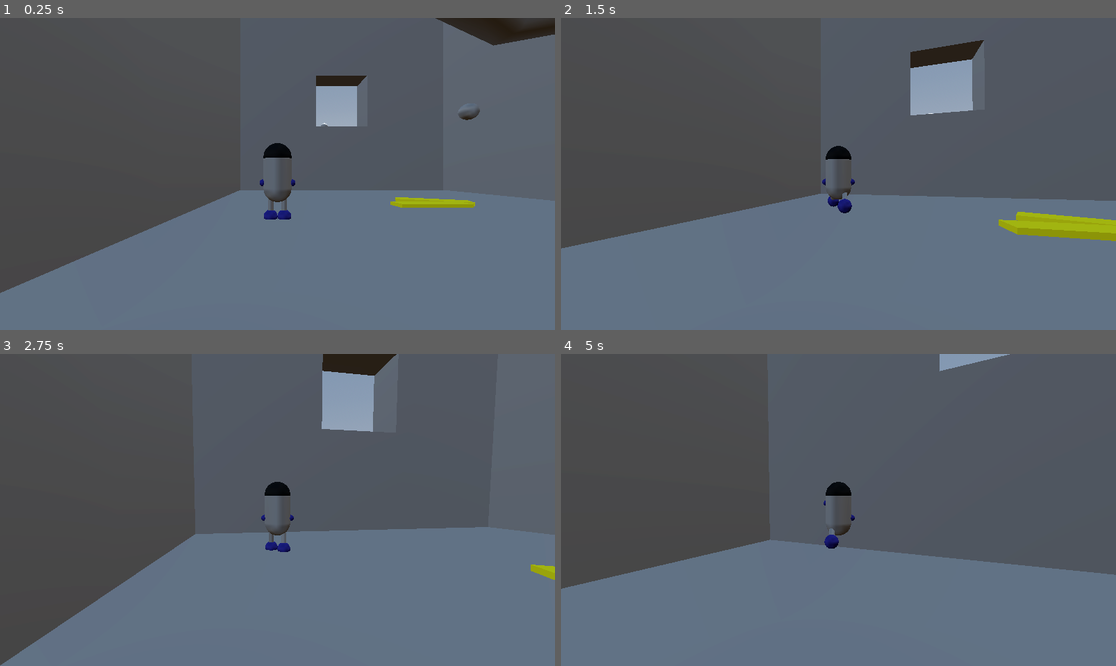
Above: before the commit, frames 1-4 (two rows, left to right).
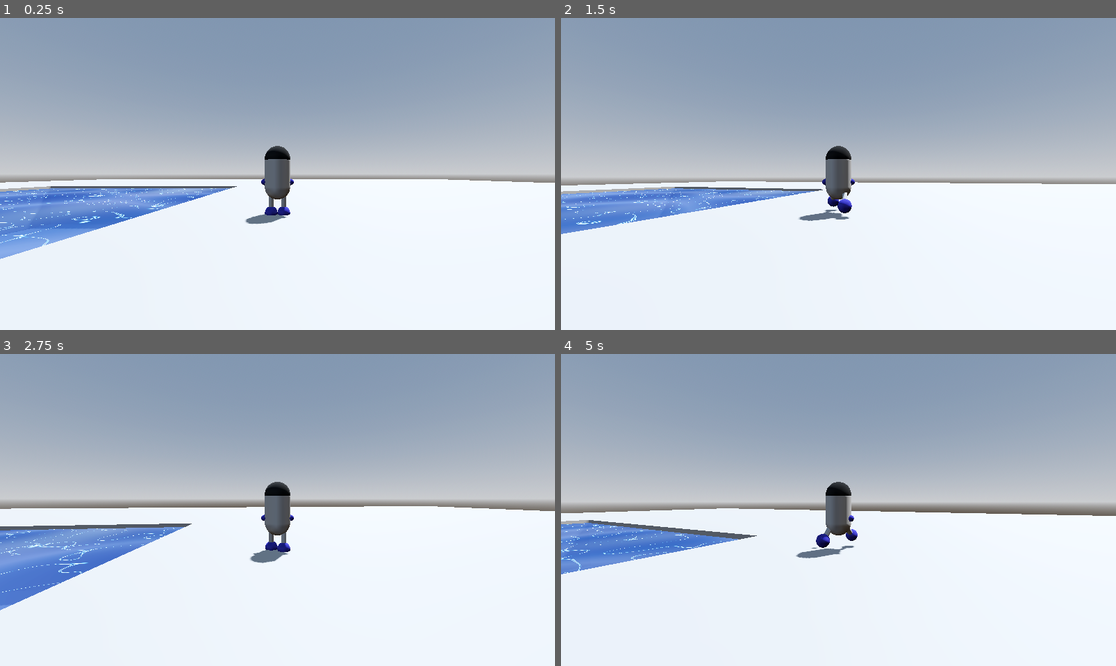
Above: after the commit, the same moments.

Repository: KurtBliss/Platformer3D
Game: Godot game, scene res://maps/map002.tscn
Two runs of this game, one before a commit and one after it. Both use one fixed random seed, a clock stepped at 60 frames per second and the inputs below. Before the commit the project starts from res://maps/map001.tscn. The engine's default icon, where the game draws it, is replaced by a stand-in: a white triangle on a blue panel in a dark square.
Inputs (mouse positions are in pixels of both pictures, inside the frame that each line leads up to):
- Up to frame 1 (0.25 s): no input
- Up to frame 2 (1.5 s): tap Enter (ui_accept) at 0.5, 0.77 s; move the mouse to (866, 174) at 0.52 s; hold W (move_up) from 0.53 s (still down); move the mouse to (810, 174) at 1.27 s
- Up to frame 3 (2.75 s): keep holding W (move_up); tap Enter (ui_accept) at 1.52 s; move the mouse to (288, 503) at 2.02 s
- Up to frame 4 (5 s): keep holding W (move_up); move the mouse to (832, 516) at 2.77 s; tap Enter (ui_accept) at 3.02, 3.77, 4.52 s; move the mouse to (877, 513) at 3.52 s; move the mouse to (794, 506) at 4.27 s

The runs differ from the first frame. In frame 1, 98% of the frame differs, in the area x 0-100%, y 0-100%; in frame 2, 97%; in frame 3, 97%; in frame 4, 99%.

Commit message:
Messing with water and swiming

Diff:
--- a/entities/player/animation_player.gd
+++ b/entities/player/animation_player.gd
@@ -2,11 +2,17 @@
 
 @onready var body: PlayerBody = $".."
 
-func _process(delta: float) -> void:
+func _process(_delta: float) -> void:
 	var vel = Vector2(body.velocity.x, body.velocity.z)
-	if not body.is_on_floor():
+	if body.physics_state == body.physics_state_water:
+		play("Walk", 0.1, vel.length() / 4)
+		$"../MeshInstance3D".rotation_degrees.x = 90
+	elif not body.is_on_floor():
 		play("Jump", 0.1)
+		$"../MeshInstance3D".rotation_degrees.x = 0
 	elif vel.length() > 0:
 		play("Walk", 0.1, vel.length() / 4)
+		$"../MeshInstance3D".rotation_degrees.x = 0
 	else:
 		play("Idle", 0.2)
+		$"../MeshInstance3D".rotation_degrees.x = 0
--- a/entities/player/player_body.gd
+++ b/entities/player/player_body.gd
@@ -1,33 +1,47 @@
 class_name PlayerBody
 extends CharacterBody3D
+@onready var camera: Camera3D = $Pivot/SpringArm3D/Camera3D
+@onready var mesh: MeshInstance3D = $MeshInstance3D
 @onready var pivot: Node3D = $Pivot
 @onready var spring: SpringArm3D = $Pivot/SpringArm3D
-@onready var mesh: MeshInstance3D = $MeshInstance3D
+var physics_state: Callable = physics_state_default
 
 
 func _ready() -> void:
 	Input.mouse_mode = Input.MOUSE_MODE_CAPTURED
 
 
-func _physics_process(delta: float) -> void:
+func _physics_process(_delta: float) -> void:
+	physics_state.call()
+
+
+func physics_state_default():
 	velocity.y = max(velocity.y - 2, -50)
 
-	var direction := Input.get_vector(
+	var input := Input.get_vector(
 		"move_left", "move_right", "move_up", "move_down"
 	)
-	direction = direction.rotated(-pivot.rotation.y)
-	velocity.x = direction.x * 4
-	velocity.z = direction.y * 4
-	if direction != Vector2.ZERO:
+	input = input.rotated(-pivot.rotation.y)
+	velocity.x = input.x * 4
+	velocity.z = input.y * 4
+	if input != Vector2.ZERO:
 		mesh.rotation.y = lerp_angle(
 			mesh.rotation.y,
-			-direction.angle() - deg_to_rad(90),
+			-input.angle() - deg_to_rad(90),
 			0.2
 		)
 
 	if is_on_floor() and Input.is_action_just_pressed("ui_accept"):
 		velocity.y = 27
 
+	move_and_slide()
+
+
+func physics_state_water():
+	var input := Input.get_vector(
+		"move_left", "move_right", "move_up", "move_down"
+	)
+	velocity = input.y * spring.global_basis.z * 4
 	move_and_slide()
 
 
@@ -57,3 +71,13 @@
 		-deg_to_rad(45),
 		deg_to_rad(45)
 	)
+
+
+func _on_area_3d_area_entered(area: Area3D) -> void:
+	if area.is_in_group("water_area"):
+		physics_state = physics_state_water
+
+
+func _on_area_3d_area_exited(area: Area3D) -> void:
+	if area.is_in_group("water_area"):
+		physics_state = physics_state_default
--- a/entities/player/player_body.tscn
+++ b/entities/player/player_body.tscn
@@ -131,6 +131,18 @@
 "update": 0,
 "values": [Vector3(-0.515, 0.265445, -0.711744)]
 }
+tracks/3/type = "value"
+tracks/3/imported = false
+tracks/3/enabled = true
+tracks/3/path = NodePath("MeshInstance3D:rotation")
+tracks/3/interp = 1
+tracks/3/loop_wrap = true
+tracks/3/keys = {
+"times": PackedFloat32Array(0),
+"transitions": PackedFloat32Array(1),
+"update": 0,
+"values": [Vector3(0, 0, 0)]
+}
 
 [sub_resource type="Animation" id="Animation_58w72"]
 length = 0.001
@@ -181,6 +193,18 @@
 "transitions": PackedFloat32Array(1),
 "update": 0,
 "values": [Vector3(-0.515, -0.313, 0)]
+}
+tracks/4/type = "value"
+tracks/4/imported = false
+tracks/4/enabled = true
+tracks/4/path = NodePath("MeshInstance3D:rotation")
+tracks/4/interp = 1
+tracks/4/loop_wrap = true
+tracks/4/keys = {
+"times": PackedFloat32Array(0),
+"transitions": PackedFloat32Array(1),
+"update": 0,
+"values": [Vector3(0, 0, 0)]
 }
 
 [sub_resource type="Animation" id="Animation_amj2m"]
@@ -234,13 +258,68 @@
 "values": [Vector3(0.515403, -0.313327, 0)]
 }
 
+[sub_resource type="Animation" id="Animation_ejhrd"]
+resource_name = "Swim"
+tracks/0/type = "value"
+tracks/0/imported = false
+tracks/0/enabled = true
+tracks/0/path = NodePath("MeshInstance3D/RightFootPivot:rotation")
+tracks/0/interp = 1
+tracks/0/loop_wrap = true
+tracks/0/keys = {
+"times": PackedFloat32Array(0, 0.5, 1),
+"transitions": PackedFloat32Array(1, 1, 1),
+"update": 0,
+"values": [Vector3(0.959931, 0, 0), Vector3(-0.959931, 0, 0), Vector3(0.959931, 0, 0)]
+}
+tracks/1/type = "value"
+tracks/1/imported = false
+tracks/1/enabled = true
+tracks/1/path = NodePath("MeshInstance3D/LeftFootPivot:rotation")
+tracks/1/interp = 1
+tracks/1/loop_wrap = true
+tracks/1/keys = {
+"times": PackedFloat32Array(0, 0.5, 1),
+"transitions": PackedFloat32Array(1, 1, 1),
+"update": 0,
+"values": [Vector3(-0.959931, 0, 0), Vector3(0.959931, 0, 0), Vector3(-0.959931, 0, 0)]
+}
+tracks/2/type = "value"
+tracks/2/imported = false
+tracks/2/enabled = true
+tracks/2/path = NodePath("MeshInstance3D/LeftHand:position")
+tracks/2/interp = 1
+tracks/2/loop_wrap = true
+tracks/2/keys = {
+"times": PackedFloat32Array(0),
+"transitions": PackedFloat32Array(1),
+"update": 0,
+"values": [Vector3(-0.515, -0.313, 0)]
+}
+tracks/3/type = "value"
+tracks/3/imported = false
+tracks/3/enabled = true
+tracks/3/path = NodePath("MeshInstance3D/RightHand:position")
+tracks/3/interp = 1
+tracks/3/loop_wrap = true
+tracks/3/keys = {
+"times": PackedFloat32Array(0),
+"transitions": PackedFloat32Array(1),
+"update": 0,
+"values": [Vector3(0.515403, -0.313327, 0)]
+}
+
 [sub_resource type="AnimationLibrary" id="AnimationLibrary_s0ucb"]
 _data = {
 &"Idle": SubResource("Animation_m54e6"),
 &"Jump": SubResource("Animation_0437v"),
 &"RESET": SubResource("Animation_58w72"),
+&"Swim": SubResource("Animation_ejhrd"),
 &"Walk": SubResource("Animation_amj2m")
 }
+
+[sub_resource type="SphereShape3D" id="SphereShape3D_0437v"]
+radius = 1.33245
 
 [node name="PlayerBody" type="CharacterBody3D"]
 script = ExtResource("1_i4bso")
@@ -314,3 +393,12 @@
 &"": SubResource("AnimationLibrary_s0ucb")
 }
 script = ExtResource("3_0437v")
+
+[node name="Area3D" type="Area3D" parent="."]
+
+[node name="CollisionShape3D" type="CollisionShape3D" parent="Area3D"]
+transform = Transform3D(1, 0, 0, 0, 1, 0, 0, 0, 1, 0, -0.241972, 0)
+shape = SubResource("SphereShape3D_0437v")
+
+[connection signal="area_entered" from="Area3D" to="." method="_on_area_3d_area_entered"]
+[connection signal="area_exited" from="Area3D" to="." method="_on_area_3d_area_exited"]
--- a/entities/room_spinner_controller.gd
+++ b/entities/room_spinner_controller.gd
@@ -5,7 +5,7 @@
 @export_tool_button("Spin") var spin_button = func():
 	spin()
 
-func on_spin(body: Node3D):
+func on_spin(_body: Node3D):
 	if node is Node3D:
 		spin()
 
--- /dev/null
+++ b/entities/water/water.tscn
@@ -0,0 +1,24 @@
+[gd_scene load_steps=4 format=3 uid="uid://so0toaa0ppu"]
+
+[ext_resource type="Shader" uid="uid://rjd7uxhlf7wn" path="res://water.gdshader" id="1_02y12"]
+
+[sub_resource type="PlaneMesh" id="PlaneMesh_avpee"]
+
+[sub_resource type="ShaderMaterial" id="ShaderMaterial_x56v6"]
+render_priority = 0
+shader = ExtResource("1_02y12")
+shader_parameter/wave_speed = 1.0
+shader_parameter/wave_height = 0.065
+shader_parameter/wave_frequency = 10.52
+shader_parameter/water_color = Vector3(0, 0.4, 0.7)
+shader_parameter/transparency = 0.85
+shader_parameter/details_thickness = 0.075
+shader_parameter/details_intensity = 10.855
+shader_parameter/details_density = 10.81
+shader_parameter/details_randomness = 0.475
+shader_parameter/noise_scale = 0.1
+shader_parameter/noise_strength = -0.095
+
+[node name="MeshInstance3D" type="MeshInstance3D"]
+mesh = SubResource("PlaneMesh_avpee")
+surface_material_override/0 = SubResource("ShaderMaterial_x56v6")
--- /dev/null
+++ b/maps/map002.tscn
@@ -0,0 +1,55 @@
+[gd_scene load_steps=8 format=3 uid="uid://b0u7xgr2ghxn5"]
+
+[ext_resource type="PackedScene" uid="uid://so0toaa0ppu" path="res://entities/water/water.tscn" id="1_4dhk1"]
+[ext_resource type="PackedScene" uid="uid://c70y37ljl0rk0" path="res://entities/player/player_body.tscn" id="2_tipml"]
+
+[sub_resource type="ProceduralSkyMaterial" id="ProceduralSkyMaterial_4dhk1"]
+sky_horizon_color = Color(0.662243, 0.671743, 0.686743, 1)
+ground_horizon_color = Color(0.662243, 0.671743, 0.686743, 1)
+
+[sub_resource type="Sky" id="Sky_tipml"]
+sky_material = SubResource("ProceduralSkyMaterial_4dhk1")
+
+[sub_resource type="Environment" id="Environment_q60og"]
+background_mode = 2
+sky = SubResource("Sky_tipml")
+tonemap_mode = 2
+glow_enabled = true
+
+[sub_resource type="PlaneMesh" id="PlaneMesh_q60og"]
+size = Vector2(24, 24)
+
+[sub_resource type="BoxShape3D" id="BoxShape3D_4dhk1"]
+size = Vector3(24, 5, 24)
+
+[node name="World" type="CSGCombiner3D"]
+use_collision = true
+
+[node name="WorldEnvironment" type="WorldEnvironment" parent="."]
+environment = SubResource("Environment_q60og")
+
+[node name="DirectionalLight3D" type="DirectionalLight3D" parent="."]
+transform = Transform3D(-0.866023, -0.433016, 0.250001, 0, 0.499998, 0.866027, -0.500003, 0.749999, -0.43301, 0, 0, 0)
+shadow_enabled = true
+
+[node name="Ground" type="CSGBox3D" parent="."]
+transform = Transform3D(1, 0, 0, 0, 1, 0, 0, 0, 1, -1.5, -5.5, 0)
+size = Vector3(100, 10, 100)
+
+[node name="WaterBed" type="CSGBox3D" parent="."]
+transform = Transform3D(1, 0, 0, 0, 1, 0, 0, 0, 1, -17.152, -2.87359, -6.1076)
+operation = 2
+size = Vector3(24, 5, 24)
+
+[node name="MeshInstance3D" parent="WaterBed" instance=ExtResource("1_4dhk1")]
+transform = Transform3D(1, 0, 0, 0, 1, 0, 0, 0, 1, 0, 2.09086, 0)
+mesh = SubResource("PlaneMesh_q60og")
+
+[node name="WaterArea" type="Area3D" parent="WaterBed" groups=["water_area"]]
+
+[node name="CollisionShape3D" type="CollisionShape3D" parent="WaterBed/WaterArea"]
+transform = Transform3D(1, 0, 0, 0, 1, 0, 0, 0, 1, 0.270874, 0, 0)
+shape = SubResource("BoxShape3D_4dhk1")
+
+[node name="PlayerBody" parent="." instance=ExtResource("2_tipml")]
+transform = Transform3D(1, 0, 0, 0, 1, 0, 0, 0, 1, 0, 2, 0)
--- a/project.godot
+++ b/project.godot
@@ -11,13 +11,17 @@
 [application]
 
 config/name="Platformer3D"
-run/main_scene="uid://dtbw0wjlg868w"
+run/main_scene="uid://b0u7xgr2ghxn5"
 config/features=PackedStringArray("4.4", "Forward Plus")
 config/icon="res://icon.svg"
 
 [editor_plugins]
 
 enabled=PackedStringArray("res://addons/proto_shape/plugin.cfg")
+
+[global_group]
+
+water_area=""
 
 [input]
 
--- /dev/null
+++ b/water.gdshader
@@ -0,0 +1,100 @@
+// Generated by GROK
+
+shader_type spatial;
+render_mode blend_mix, depth_draw_opaque, cull_back, diffuse_lambert, specular_schlick_ggx;
+
+// Uniforms for customization
+uniform float wave_speed = 1.0;
+uniform float wave_height = 0.05;
+uniform float wave_frequency = 2.0;
+uniform vec3 water_color = vec3(0.0, 0.4, 0.7);
+uniform float transparency = 0.85;
+uniform float details_thickness = 0.02; // Thickness of the detail outlines
+uniform float details_intensity = 0.7; // Brightness of the details
+uniform float details_density = 4.0; // Density of the detail pattern (higher = more details)
+uniform float details_randomness = 0.5; // Randomness in the pattern (0.0 = uniform, 1.0 = chaotic)
+uniform float noise_scale = 3.0;
+uniform float noise_strength = 0.15;
+
+// Smooth noise function
+float smooth_noise(vec2 p) {
+    vec2 i = floor(p);
+    vec2 f = fract(p);
+    vec2 u = f * f * (3.0 - 2.0 * f);
+    float a = fract(sin(dot(i, vec2(127.1, 311.7))) * 43758.5453);
+    float b = fract(sin(dot(i + vec2(1.0, 0.0), vec2(127.1, 311.7))) * 43758.5453);
+    float c = fract(sin(dot(i + vec2(0.0, 1.0), vec2(127.1, 311.7))) * 43758.5453);
+    float d = fract(sin(dot(i + vec2(1.0, 1.0), vec2(127.1, 311.7))) * 43758.5453);
+    return mix(mix(a, b, u.x), mix(c, d, u.x), u.y);
+}
+
+// Layered noise for ripples
+float layered_noise(vec2 uv) {
+    float n = 0.0;
+    n += smooth_noise(uv * noise_scale) * 0.5;
+    n += smooth_noise(uv * noise_scale * 2.0 + vec2(TIME * 0.02)) * 0.25;
+    return n / (0.75);
+}
+
+// New details effect using noise-based distance field
+float details_pattern(vec2 uv) {
+    vec2 scaled_uv = uv * details_density + TIME * 0.05;
+    float n1 = smooth_noise(scaled_uv + vec2(13.7, 19.3)); // Base noise
+    float n2 = smooth_noise(scaled_uv * 1.5 + vec2(TIME * 0.03, -TIME * 0.02)); // Secondary noise for variation
+    float rand = mix(0.5, n1 * n2, details_randomness); // Randomness factor
+
+    // Create wavy distance field
+    float wave = sin(scaled_uv.x * 3.0 + n1 * 6.28 + TIME * 0.1) + cos(scaled_uv.y * 3.0 + n2 * 6.28 + TIME * 0.1);
+    float dist = abs(wave + rand * 2.0 - 1.0); // Distance field with randomness
+
+    // Outline effect
+    float outline = smoothstep(details_thickness, 0.0, dist) * smoothstep(0.0, details_thickness * 2.0, dist);
+    return outline;
+}
+
+// Vertex function
+void vertex() {
+    float wave1 = sin(TIME * wave_speed + VERTEX.x * wave_frequency + VERTEX.z * wave_frequency) * wave_height;
+    float wave2 = sin(TIME * wave_speed * 0.7 + VERTEX.z * wave_frequency * 1.2 + VERTEX.x * 0.8) * wave_height * 0.8;
+    float noise_val = layered_noise(VERTEX.xz * 0.5 + TIME * 0.05) * wave_height * 0.2;
+    VERTEX.y += (wave1 + wave2 + noise_val) * 0.5;
+}
+
+// Fragment function with new details effect
+void fragment() {
+    // Base water color with noise
+    float noise_val = layered_noise(UV * noise_scale + TIME * 0.02);
+    vec3 base_color = water_color * (0.8 + noise_val * noise_strength);
+
+    // Generate new details pattern
+    float detail_mask = details_pattern(UV);
+
+    // Blend details with base color
+    vec3 final_color = mix(base_color, vec3(0.9, 0.95, 1.0), detail_mask * details_intensity);
+
+    // Normal perturbation
+    vec2 time_offset = vec2(TIME * wave_speed * 0.1, TIME * wave_speed * 0.07);
+    float normal_noise = layered_noise(UV * noise_scale) * 0.1;
+    vec3 normal = normalize(vec3(
+        sin(UV.x * wave_frequency + time_offset.x + normal_noise) * 0.3,
+        1.0,
+        sin(UV.y * wave_frequency + time_offset.y + normal_noise) * 0.3
+    ));
+    NORMAL = normal;
+
+    // Albedo and transparency
+    ALBEDO = final_color;
+    ALPHA = transparency;
+
+    // Specular and roughness
+    SPECULAR = 0.4;
+    ROUGHNESS = 0.3;
+}
+
+// Light function
+void light() {
+    DIFFUSE_LIGHT = ALBEDO * max(0.0, dot(NORMAL, LIGHT));
+    vec3 half_vec = normalize(LIGHT + VIEW);
+    float spec = pow(max(0.0, dot(NORMAL, half_vec)), 16.0);
+    SPECULAR_LIGHT = vec3(spec) * 0.3;
+}
--- /dev/null
+++ b/water.tres
@@ -0,0 +1,36 @@
+[gd_resource type="VisualShader" load_steps=3 format=3 uid="uid://k875r7wkv1kq"]
+
+[sub_resource type="VisualShaderNodeColorParameter" id="VisualShaderNodeColorParameter_sts0n"]
+parameter_name = "ColorParameter"
+default_value_enabled = true
+default_value = Color(0.027451, 0, 1, 1)
+
+[sub_resource type="VisualShaderNodeFloatParameter" id="VisualShaderNodeFloatParameter_o12aa"]
+parameter_name = "FloatParameter"
+
+[resource]
+code = "shader_type spatial;
+render_mode blend_mix, depth_draw_opaque, cull_back, diffuse_lambert, specular_schlick_ggx;
+
+uniform vec4 ColorParameter : source_color = vec4(0.027451, 0.000000, 1.000000, 1.000000);
+
+
+
+void fragment() {
+// ColorParameter:5
+	vec4 n_out5p0 = ColorParameter;
+
+
+// Output:0
+	ALBEDO = vec3(n_out5p0.xyz);
+
+
+}
+"
+graph_offset = Vector2(-112.564, 126.905)
+nodes/fragment/0/position = Vector2(660, 140)
+nodes/fragment/5/node = SubResource("VisualShaderNodeColorParameter_sts0n")
+nodes/fragment/5/position = Vector2(80, 320)
+nodes/fragment/6/node = SubResource("VisualShaderNodeFloatParameter_o12aa")
+nodes/fragment/6/position = Vector2(60, 600)
+nodes/fragment/connections = PackedInt32Array(5, 0, 0, 0)
Not shown: 1 places in entities/player/player_body.tscn that only renumber resources
Not shown, added: water.gdshader.uid
